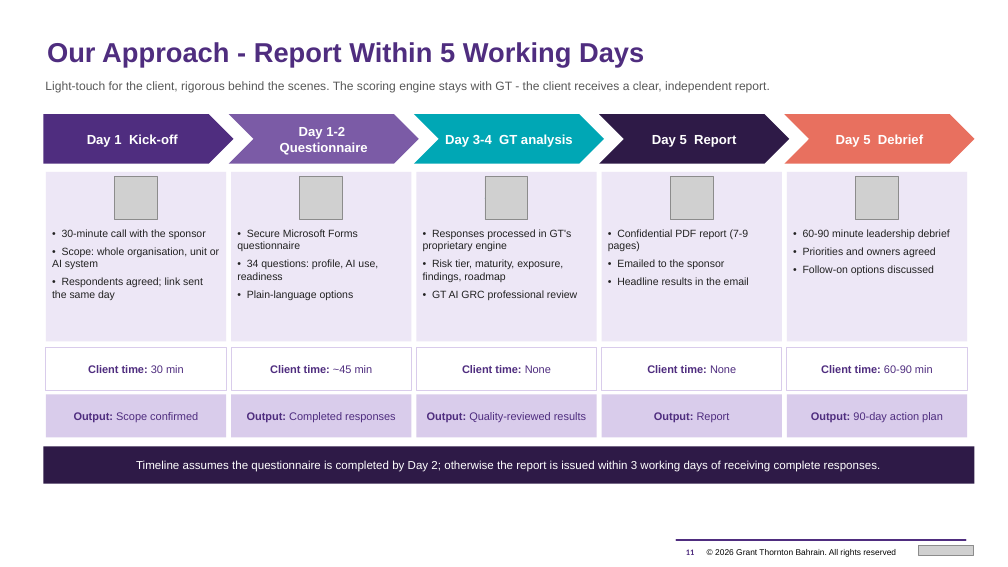
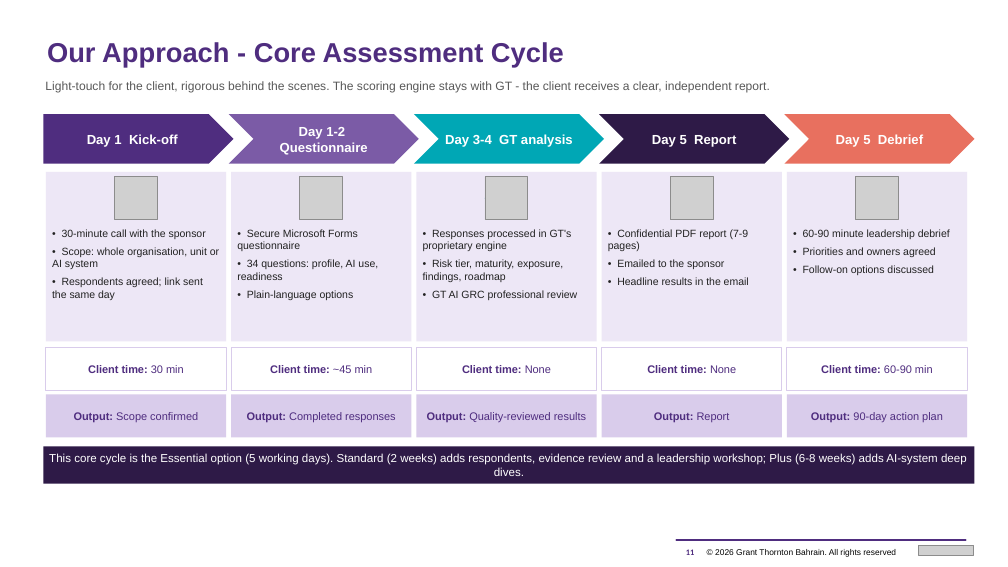
Before and after one commit to mahekdevangtrivedi-wq/GT-AI-Service-Line, a slide deck: slide 11 of 01_AI_Governance_Risk_Compliance/1.3_AI_Readiness_Assessment_Tool/GT_AI_Readiness_Assessment_Proposal.pptx. Drawn at 1008x567 pixels with LibreOffice and Linux fonts; fonts in the diff are those of the drawing; grey boxes stand for pictures. Boxes give left, top, right and bottom in pixels: in the first picture for what was removed or moved away, otherwise in the second. Text is boxed around its words. In the diff, an @@ line names an element or a change of style, - is before the commit and + after.

```diff
--- a/01_AI_Governance_Risk_Compliance/1.3_AI_Readiness_Assessment_Tool/GT_AI_Readiness_Assessment_Proposal.pptx
+++ b/01_AI_Governance_Risk_Compliance/1.3_AI_Readiness_Assessment_Tool/GT_AI_Readiness_Assessment_Proposal.pptx
@@ text at (47,42,564,67): text changed @@
-Our Approach - Report Within 5 Working Days
+Our Approach - Core Assessment Cycle
@@ text in rectangle at (49,453,967,476): text changed @@
-Timeline assumes the questionnaire is completed by Day 2; otherwise the report is issued within 3 working days of receiving complete responses.
+This core cycle is the Essential option (5 working days). Standard (2 weeks) adds respondents, evidence review and a leadership workshop; Plus (6-8 weeks) adds AI-system deep dives.
```
Also in this commit, not shown: 3 other slides changed, 3 slides added, 5 other files.
